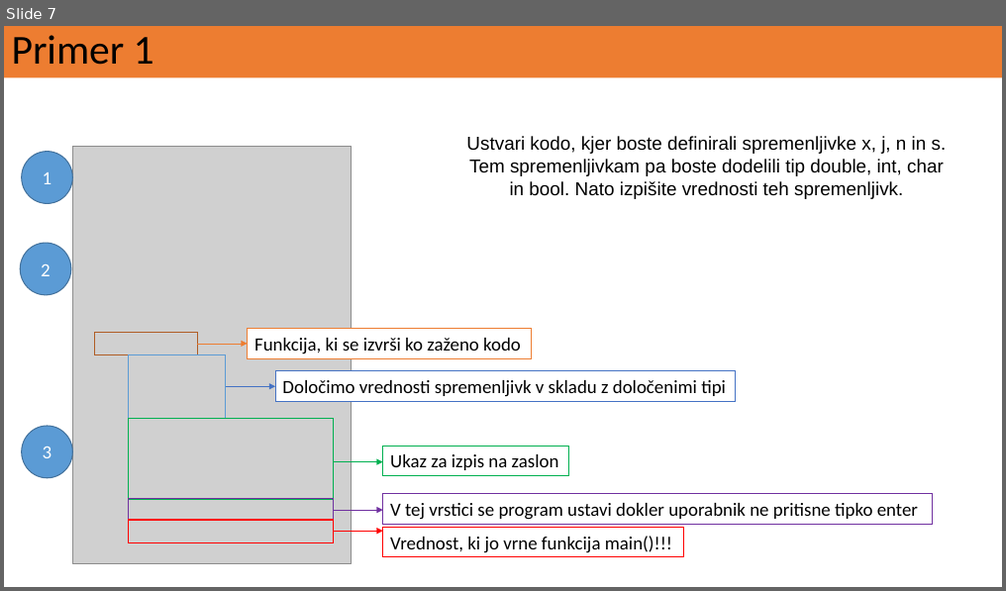
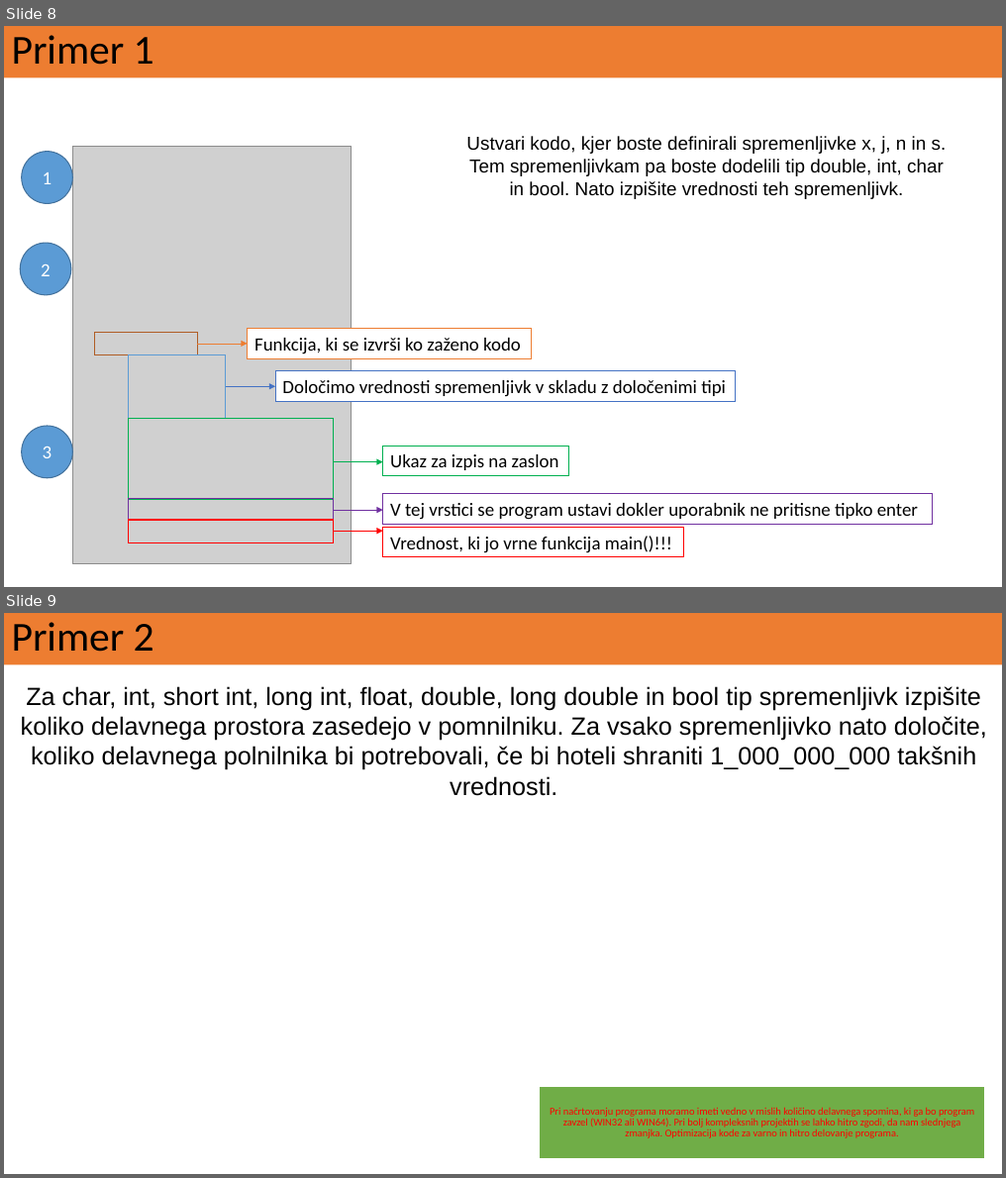
Before and after one commit to ReneMarkovic/Numericne_metode_v_fiziki, a slide deck: 00_Numericne_metode_osnove/VAJE_01.pptx. Shown one above the other, each under a label of ours: slide 7 before the commit, slides 8 and 9 after it. The pictures are 1006x591 and 1006x1178 pixels, drawn with LibreOffice and Linux fonts; fonts in the diff are those of the drawing; grey boxes stand for pictures. Boxes give left, top, right and bottom in pixels: in the first picture for what was removed or moved away, otherwise in the second. Text is boxed around its words. In the diff, an @@ line names an element or a change of style, - is before the commit and + after.

Commit message:
Updated

```diff
--- a/00_Numericne_metode_osnove/VAJE_01.pptx
+++ b/00_Numericne_metode_osnove/VAJE_01.pptx
@@ slide 9 added at (4,613,1002,1174), background #FFFFFF @@
@@ title added at (4,613,1002,664), fill #ED7D31, 39.6 pt, text #000000 @@
+Primer 2
@@ text added at (21,686,987,770), 24 pt, text #000000 @@
+Za char, int, short int, long int, float, double, long double in bool tip spremenljivk izpišite koliko delavnega prostora zasedejo v pomnilniku. Za vsako spremenljivko nato določite, koliko delavnega polnilnika bi potrebovali, če bi hoteli shraniti 1_000_000_000 takšnih vrednosti.
@@ rectangle added at (540,1087,985,1159), fill #70AD47, outline #FFFFFF 1.5 pt, 10 pt, text #FF0000 @@
+Pri načrtovanju programa moramo imeti vedno v mislih količino delavnega spomina, ki ga bo program zavzel (WIN32 ali WIN64). Pri bolj kompleksnih projektih se lahko hitro zgodi, da nam slednjega zmanjka. Optimizacija kode za varno in hitro delovanje programa.
@@ what was slide 7 is now slide 8 @@
```
Also in this commit, not shown: 1 slide changed, 4 other slides added.
